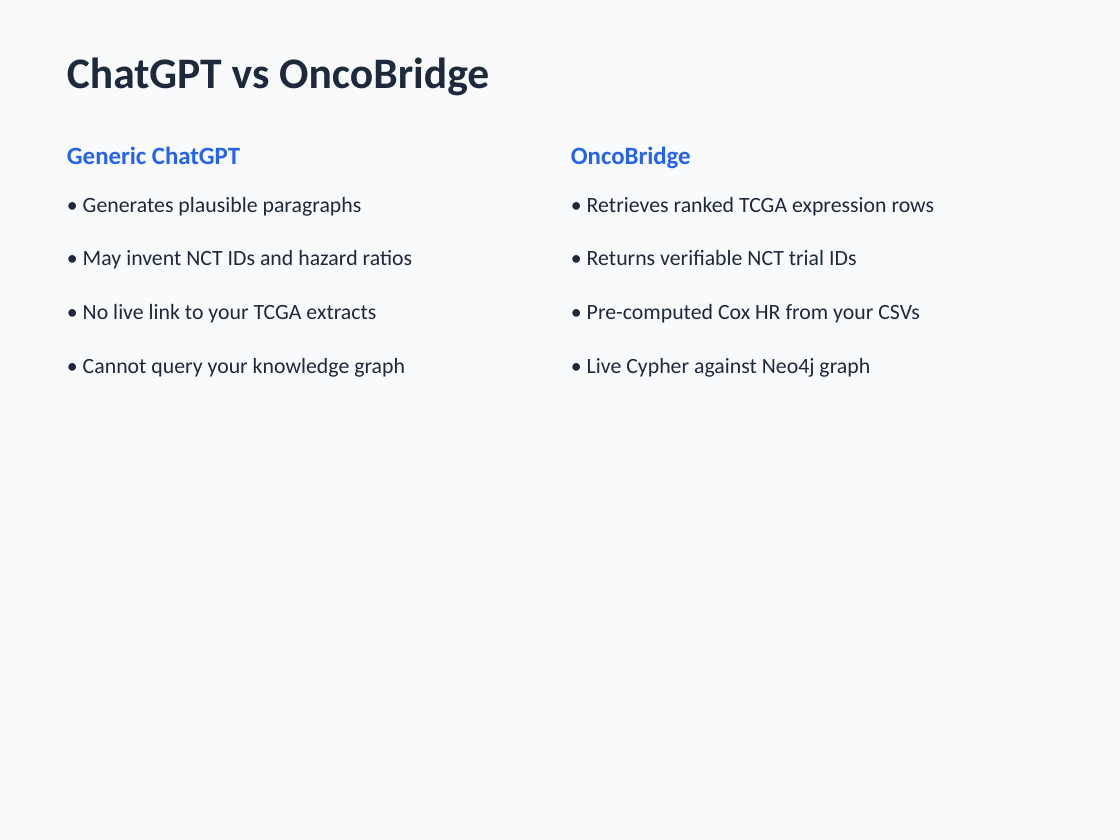
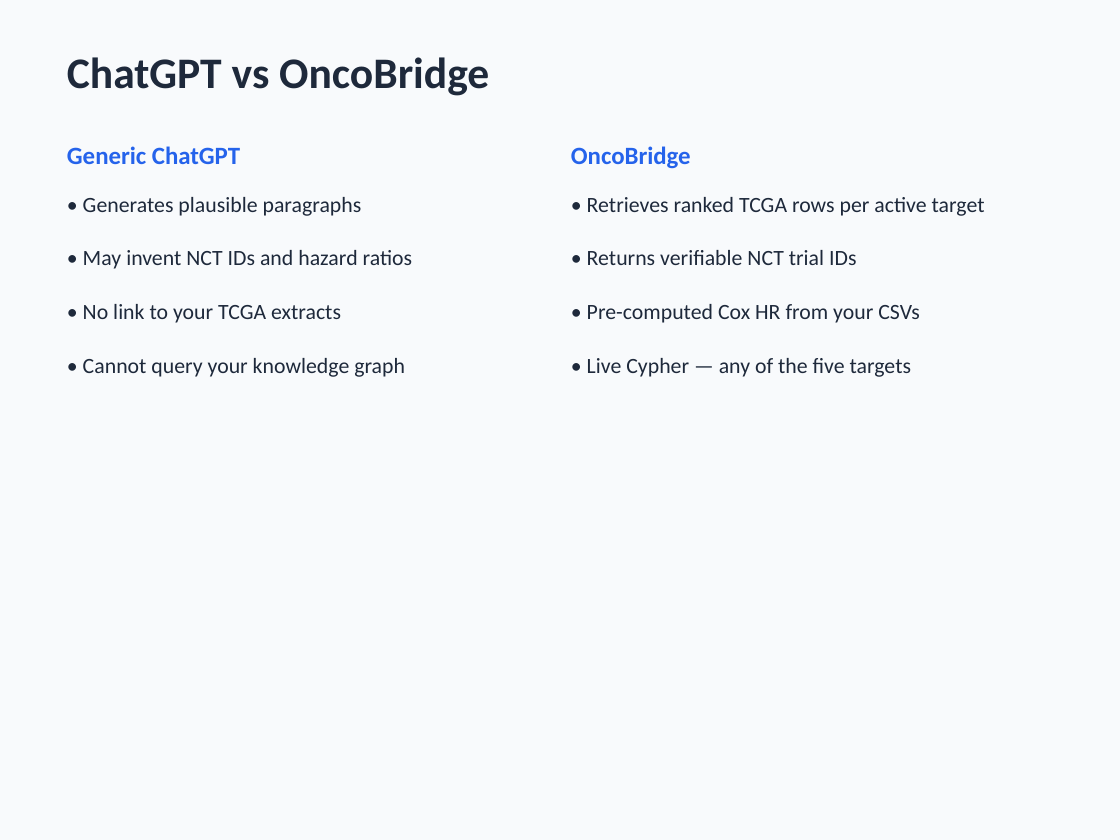
Before and after one commit to eurth/cd46-precision-medicine-platform, a slide deck: slide 7 of reports/OncoBridge_Demo_Presentation.pptx. Drawn at 1120x840 pixels with LibreOffice and Linux fonts; fonts in the diff are those of the drawing. Boxes give left, top, right and bottom in pixels: in the first picture for what was removed or moved away, otherwise in the second. Text is boxed around its words. In the diff, an @@ line names an element or a change of style, - is before the commit and + after.

Commit message:
Rebalance demo docs and PPT for equal five-target positioning.

```diff
--- a/reports/OncoBridge_Demo_Presentation.pptx
+++ b/reports/OncoBridge_Demo_Presentation.pptx
@@ text at [587,197,985,216]: text changed @@
-• Retrieves ranked TCGA expression rows
+• Retrieves ranked TCGA rows per active target
@@ text at [83,304,341,323]: text changed @@
-• No live link to your TCGA extracts
+• No link to your TCGA extracts
@@ text at [587,358,911,377]: text changed @@
-• Live Cypher against Neo4j graph
+• Live Cypher — any of the five targets
```
Also in this commit, not shown: 11 other slides changed, 1 slide added, 1 slide removed, 5 other files.
